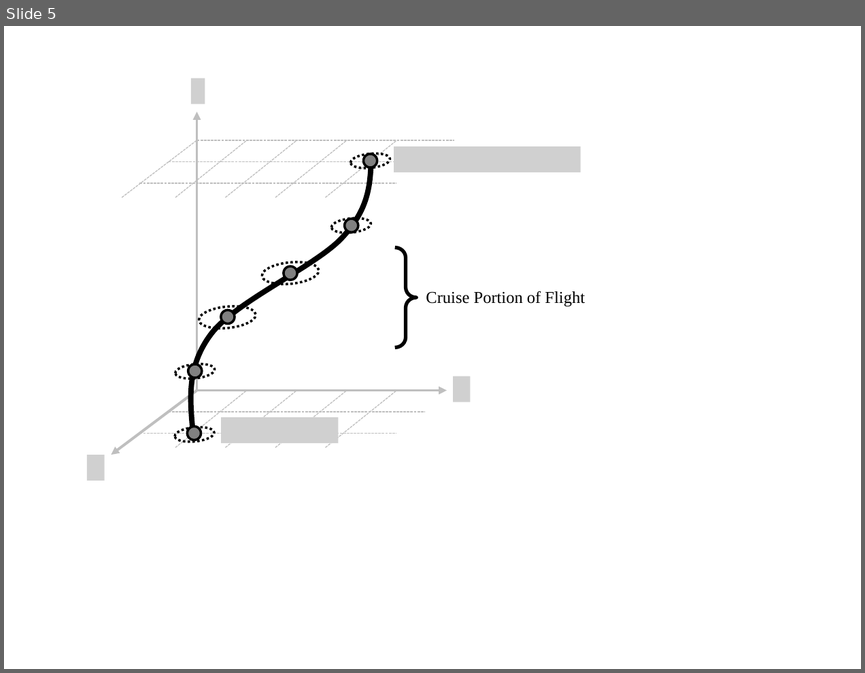
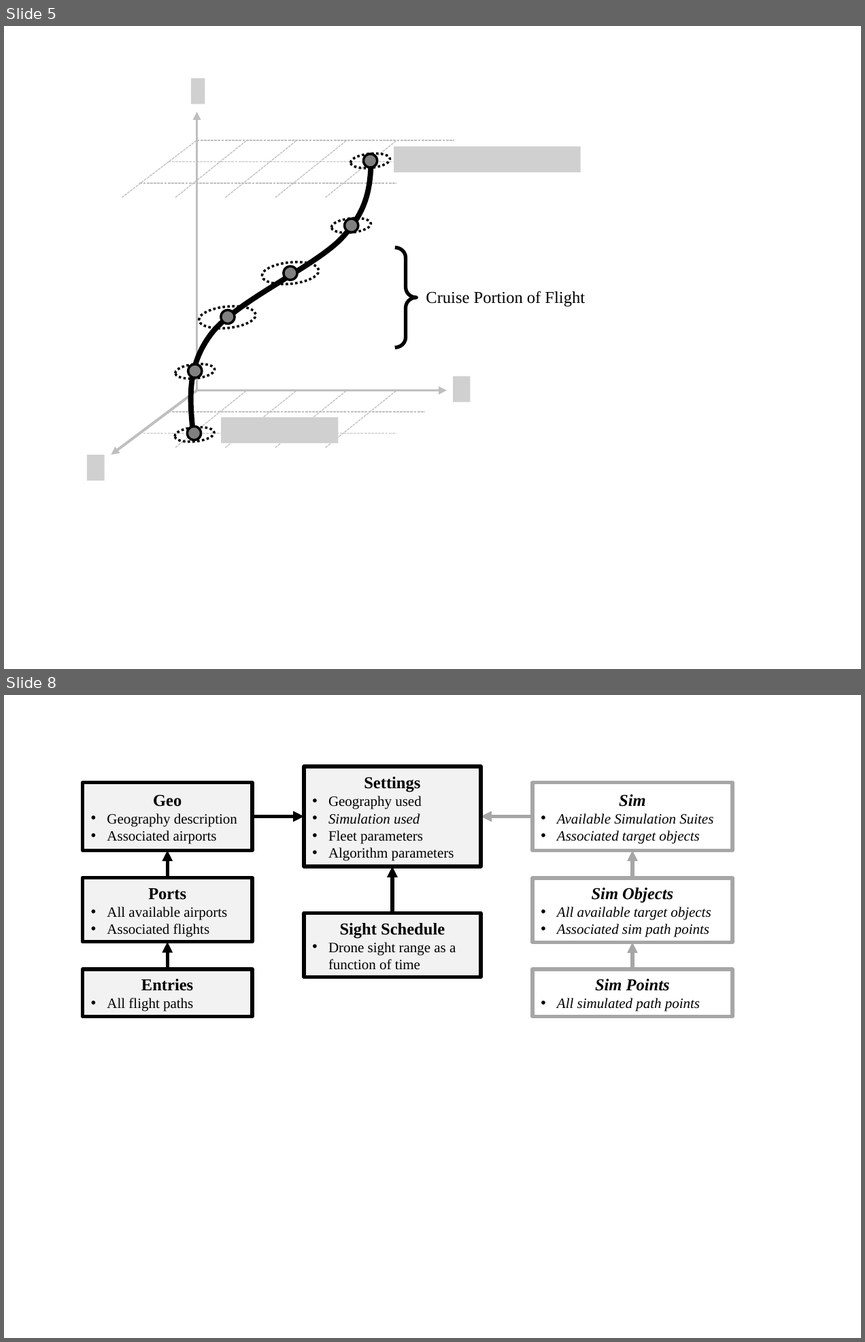
Before and after one commit to Leonardo767/aiaa2019-publication, a slide deck: docs/paper/figs/Diagrams.pptx. Shown one above the other, each under a label of ours: slide 5 before the commit, slides 5 and 8 after it; the slides between them are not shown. The pictures are 865x673 and 865x1342 pixels, drawn with LibreOffice and Linux fonts; fonts in the diff are those of the drawing; grey boxes stand for pictures. Boxes give left, top, right and bottom in pixels: in the first picture for what was removed or moved away, otherwise in the second. Text is boxed around its words. In the diff, an @@ line names an element or a change of style, - is before the commit and + after.

```diff
--- a/docs/paper/figs/Diagrams.pptx
+++ b/docs/paper/figs/Diagrams.pptx
@@ slide 8 added at (4, 695, 861, 1338), background #FFFFFF @@
@@ rectangle added at (304, 766, 481, 866), fill #F2F2F2, outline #000000 3 pt, 12 pt, text #000000 @@
+Settings
+• Geography used
+• Simulation used
+• Fleet parameters
+• Algorithm parameters
@@ rectangle added at (83, 783, 252, 850), fill #F2F2F2, outline #000000 3 pt, 12 pt, text #000000 @@
+Geo
+• Geography description
+• Associated airports
@@ rectangle added at (532, 783, 732, 850), fill #FFFFFF, outline #A6A6A6 3 pt, 12 pt, text #000000, italic @@
+Sim
+• Available Simulation Suites
+• Associated target objects
@@ arrow added from (252, 817) to (304, 817), #000000 3 pt @@
@@ arrow added from (532, 817) to (481, 817), #A6A6A6 3 pt @@
@@ arrow added from (168, 877) to (168, 850), #000000 3 pt @@
@@ arrow added from (632, 879) to (632, 850), #A6A6A6 3 pt @@
@@ rectangle added at (83, 877, 252, 942), fill #F2F2F2, outline #000000 3 pt, 12 pt, text #000000 @@
+Ports
+• All available airports
+• Associated flights
@@ arrow added from (392, 913) to (392, 866), #000000 3 pt @@
@@ rectangle added at (532, 879, 732, 943), fill #FFFFFF, outline #A6A6A6 3 pt, 12 pt, text #000000, italic @@
+Sim Objects
+• All available target objects
+• Associated sim path points
@@ rectangle added at (304, 913, 481, 977), fill #F2F2F2, outline #000000 3 pt, 12 pt, text #000000 @@
+Sight Schedule
+• Drone sight range as a function of time
@@ arrow added from (168, 969) to (168, 942), #000000 3 pt @@
@@ arrow added from (632, 969) to (632, 943), #A6A6A6 3 pt @@
@@ rectangle added at (83, 969, 252, 1016), fill #F2F2F2, outline #000000 3 pt, 12 pt, text #000000 @@
+Entries
+• All flight paths
@@ rectangle added at (532, 969, 732, 1016), fill #FFFFFF, outline #A6A6A6 3 pt, 12 pt, text #000000, italic @@
+Sim Points
+• All simulated path points
```
Also in this commit, not shown: 3 slides changed, 1 other slide added.
